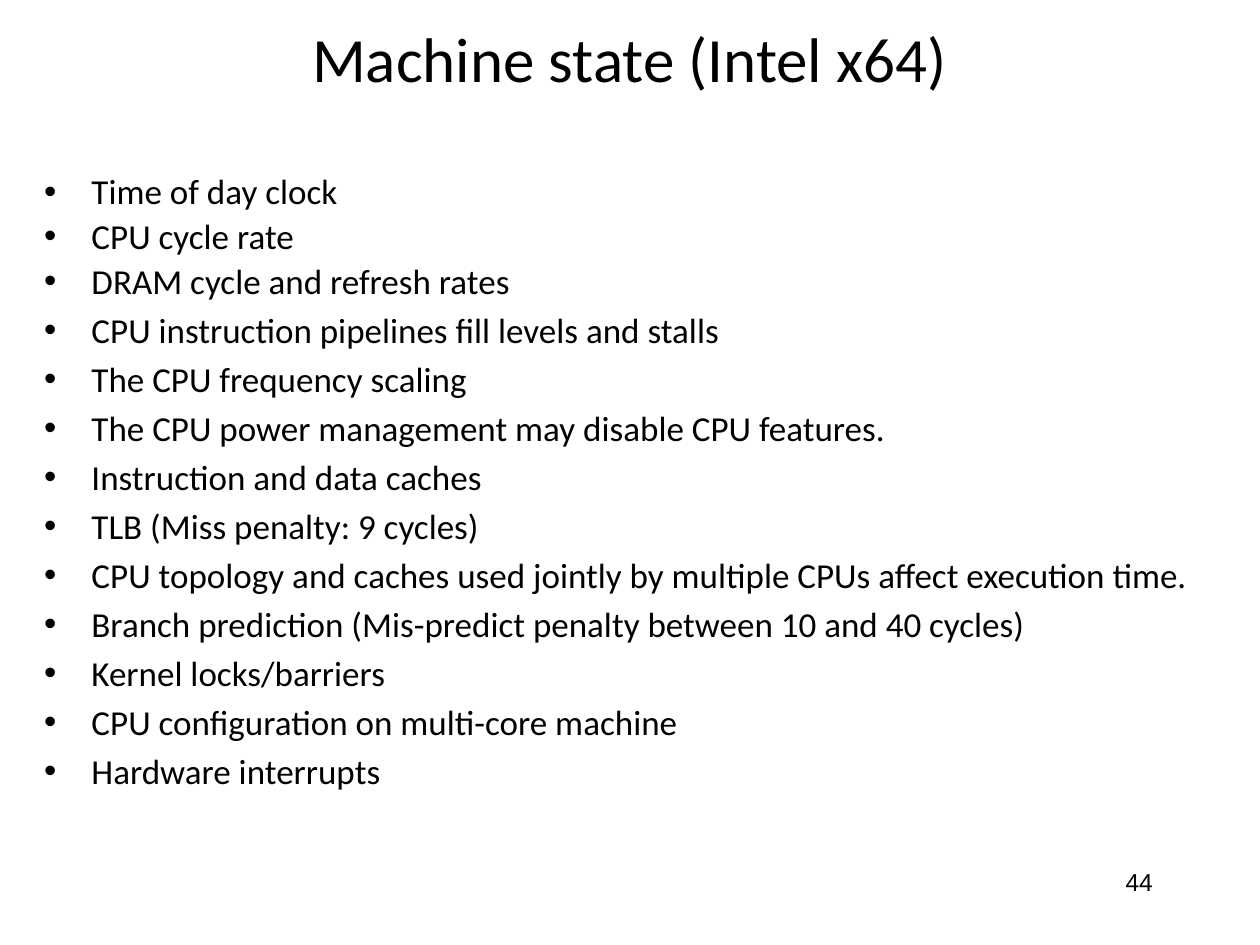
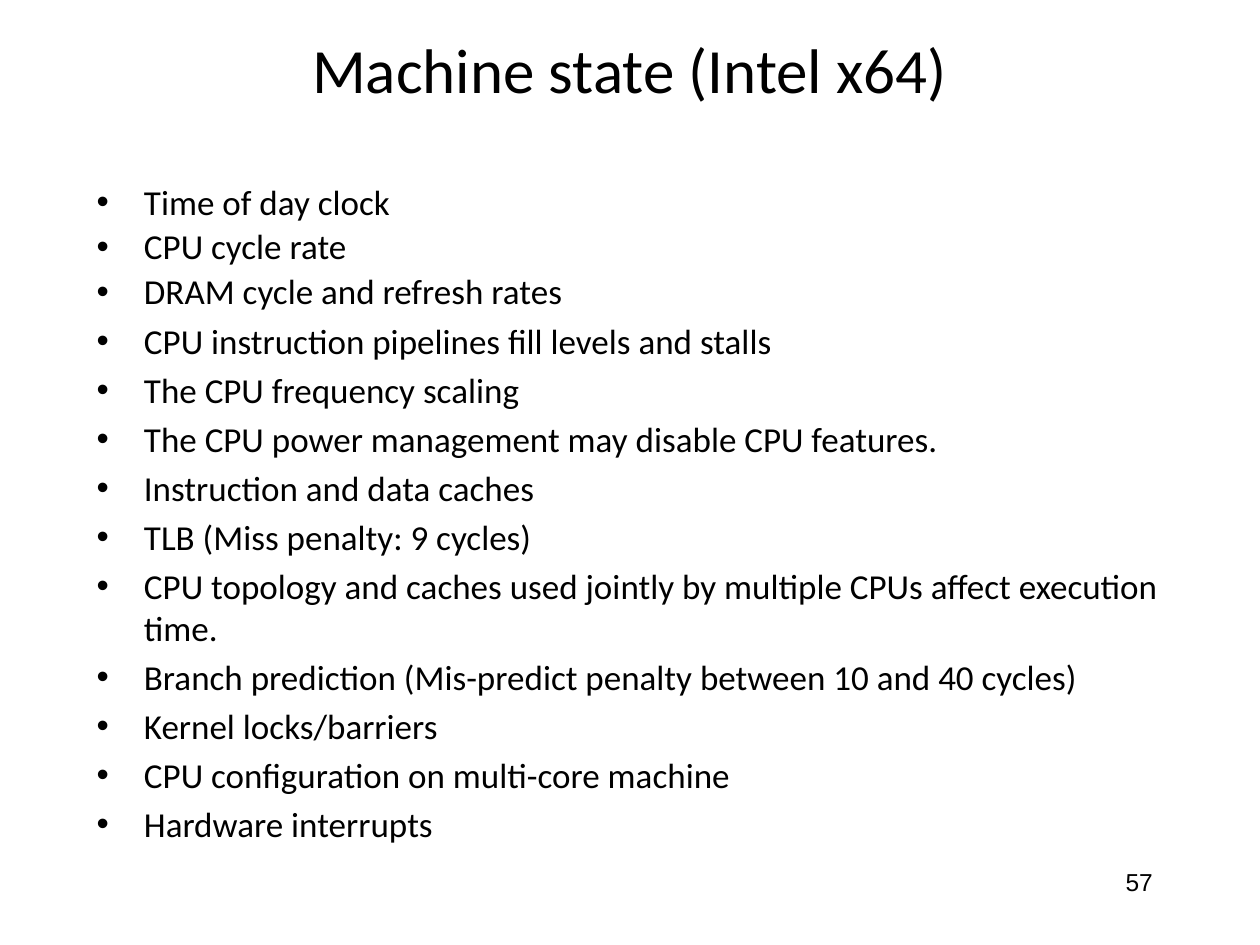
Before and after one commit to jlmucb/class_notes, a slide deck: slide 57 of BerkeleyClass/CS290Spring2013/Lectures/entropy_talk.pptx (slide 44 before the commit). Drawn at 1260x945 pixels with LibreOffice and Linux fonts; fonts in the diff are those of the drawing. Boxes give left, top, right and bottom in pixels: in the first picture for what was removed or moved away, otherwise in the second. Text is boxed around its words. In the diff, an @@ line names an element or a change of style, - is before the commit and + after.

```diff
--- a/BerkeleyClass/CS290Spring2013/Lectures/entropy_talk.pptx
+++ b/BerkeleyClass/CS290Spring2013/Lectures/entropy_talk.pptx
@@ title "Machine state (Intel x64)": place and size @@
-title "Machine state (Intel x64)" at box(312, 36, 946, 91)
+title "Machine state (Intel x64)" at box(312, 47, 946, 102)
@@ text "Time of day clock" rewrapped from box(91, 179, 1187, 790) to box(144, 190, 1157, 843) @@
@@ page number at box(1126, 874, 1153, 892): text changed @@
-44
+57
```
Also in this commit, not shown: 23 other slides changed, 1 other file.
